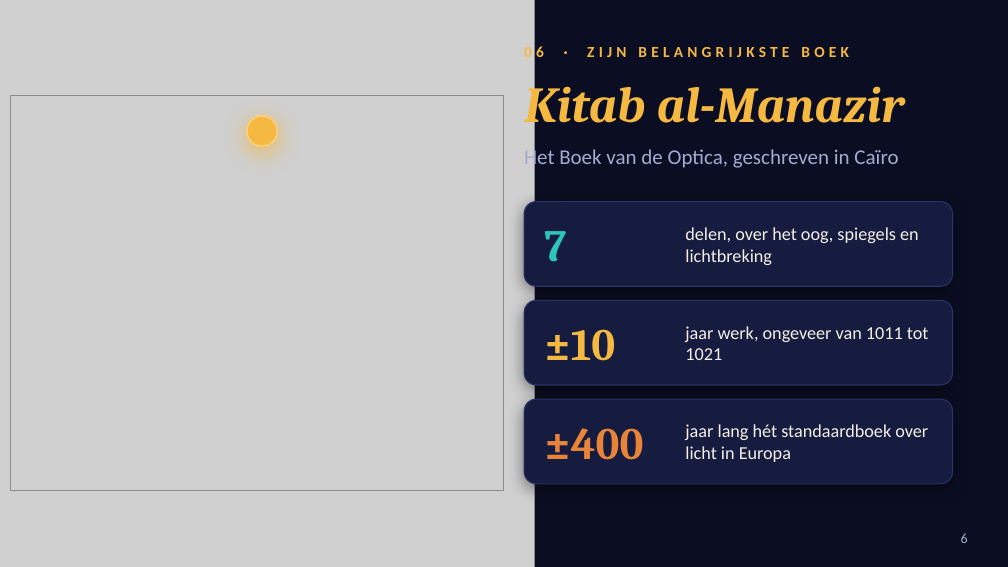
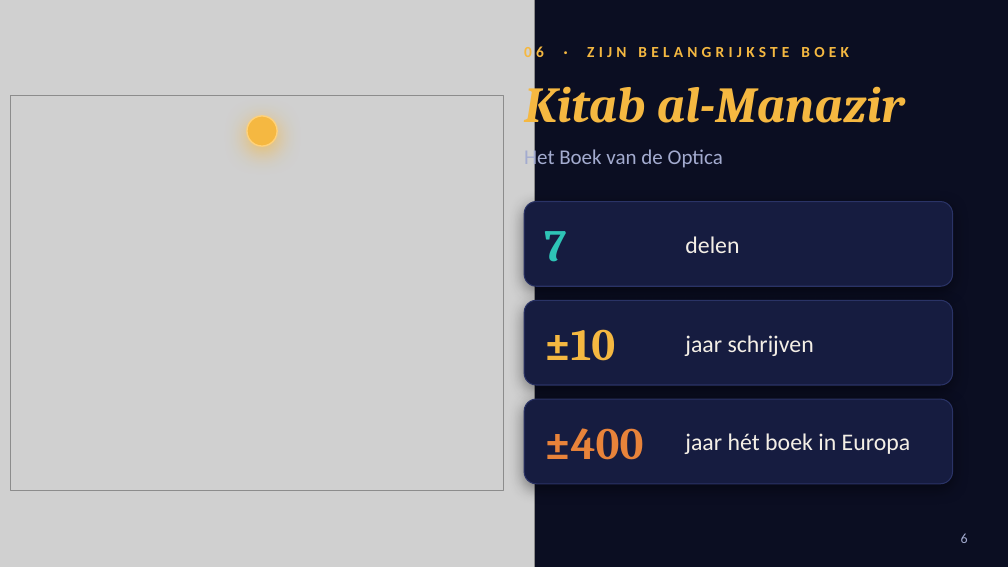
Before and after one commit to riseecom911-sketch/claudemaxxxxxxx, a slide deck: slide 6 of output/Ibn_al-Haytham_animated.pptx. Drawn at 1008x567 pixels with LibreOffice and Linux fonts; fonts in the diff are those of the drawing; grey boxes stand for pictures; background and template pictures are left out. Boxes give left, top, right and bottom in pixels: in the first picture for what was removed or moved away, otherwise in the second. Text is boxed around its words. In the diff, an @@ line names an element or a change of style, - is before the commit and + after.

```diff
--- a/output/Ibn_al-Haytham_animated.pptx
+++ b/output/Ibn_al-Haytham_animated.pptx
@@ text at (524, 146, 723, 170): text changed @@
-Het Boek van de Optica, geschreven in Caïro
+Het Boek van de Optica
@@ text at (685, 236, 739, 253): text changed; size 13 to 17 pt @@
-delen, over het oog, spiegels en lichtbreking
+delen
@@ text at (685, 335, 814, 356): text changed; size 13 to 17 pt @@
-jaar werk, ongeveer van 1011 tot 1021
+jaar schrijven
@@ text at (685, 433, 911, 454): text changed; size 13 to 17 pt @@
-jaar lang hét standaardboek over licht in Europa
+jaar hét boek in Europa
```
Also in this commit, not shown: 13 other slides changed.
